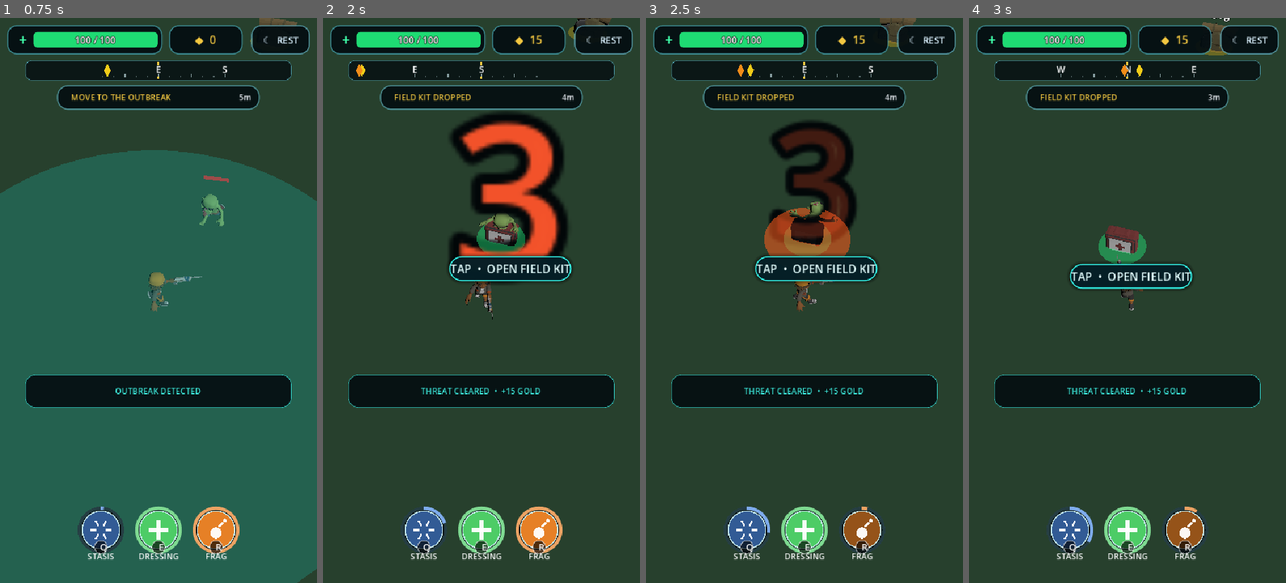
Above: before the commit, frames 1-4 (left to right).
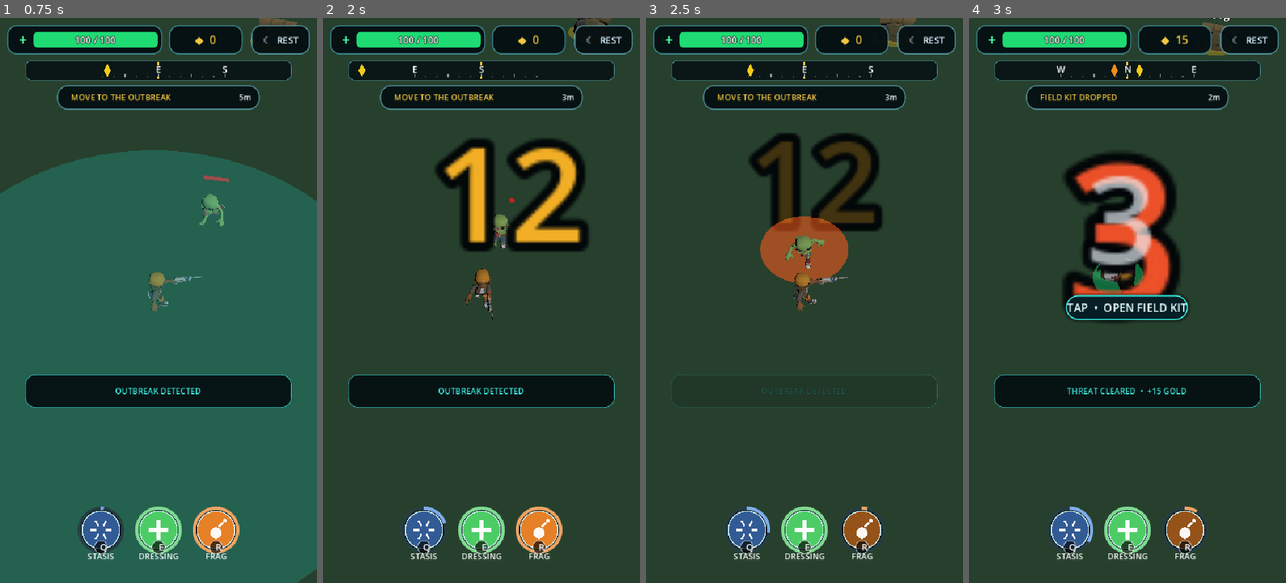
Above: after the commit, the same moments.

Repository: Geoboardman/zombie-gps
Game: Godot game, scene res://scenes/main.tscn
Same seed, same stepped clock (60 frames per second), same inputs: the game is played once before the commit and once after it.
Inputs (mouse positions are in pixels of both pictures, inside the frame that each line leads up to):
- Up to frame 1 (0.75 s): tap Enter (ui_accept) at 0.5 s; move the mouse to (101, 526) at 0.52 s; hold D (move_right) from 0.53 s (still down); tap Q (ability_1) at 0.6 s; click (101, 526) at 0.67 s
- Up to frame 2 (2 s): tap Enter (ui_accept) at 0.77, 1.52 s; move the mouse to (481, 526) at 1.27 s; release D (move_right) at 1.28 s; hold S (move_back) from 1.28 s (still down); tap E (ability_2) at 1.35 s; click (481, 526) at 1.42 s
- Up to frame 3 (2.5 s): move the mouse to (861, 526) at 2.02 s; release S (move_back) at 2.03 s; hold D (move_right) from 2.03 s (still down); tap R (ability_3) at 2.1 s; click (861, 526) at 2.17 s
- Up to frame 4 (3 s): move the mouse to (1111, 413) at 2.77 s; release D (move_right) at 2.78 s; hold W (move_forward) from 2.78 s (still down); tap Shift at 2.85 s; click (1111, 413) at 2.92 s

Frame 1 is identical in both runs. In frame 2, 11% of the frame differs, in the area x 10-84%, y 3-67%; in frame 3, 13%, in the area x 8-92%, y 3-69%; in frame 4, 9.3%.

Commit message:
Lengthen baseline combat engagements

Diff:
--- a/scripts/run_director.gd
+++ b/scripts/run_director.gd
@@ -144,7 +144,7 @@
 	_toast("OUTBREAK DETECTED")
 	_play_outbreak_pulse()
 	var zombie := starter_zombie_scene.instantiate() as Zombie
-	zombie.max_health = 15
+	zombie.max_health = 30
 	zombie.currency_reward = 15
 	zombie.detection_radius = starter_distance + 2.0
 	get_tree().current_scene.add_child(zombie)
